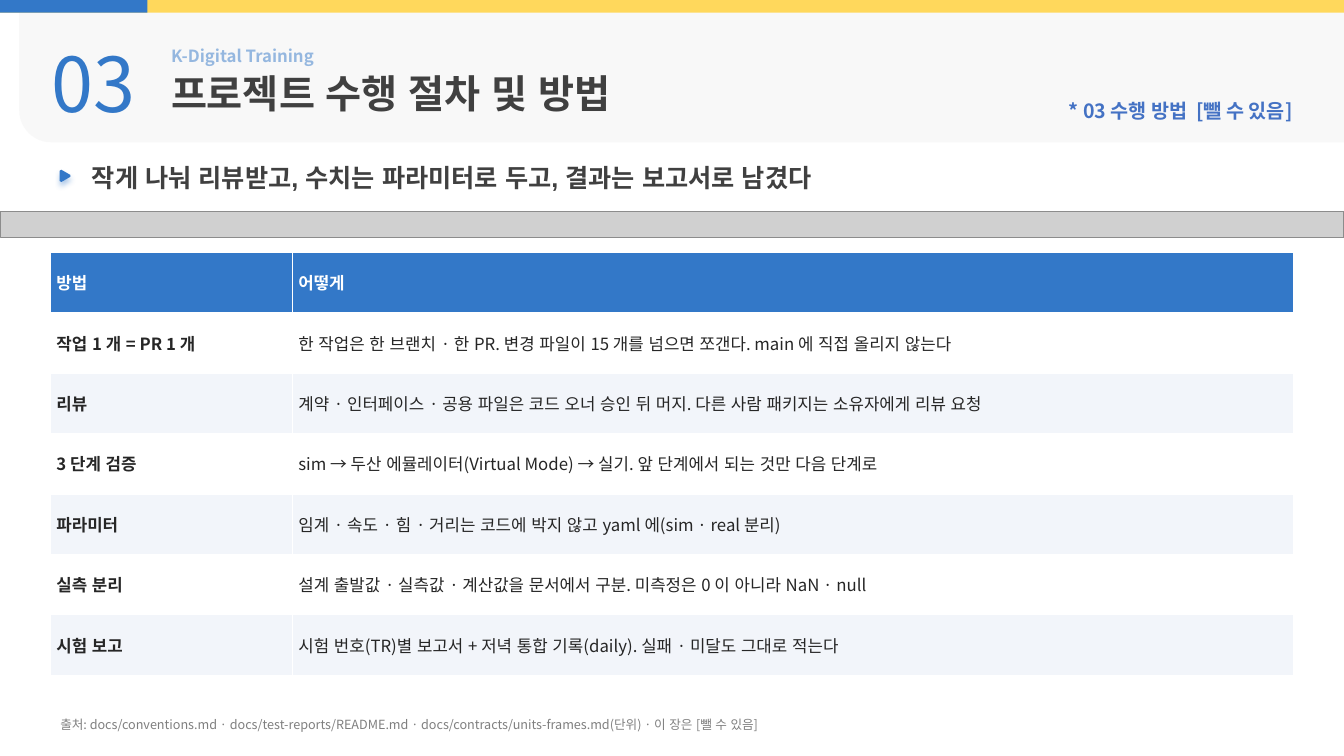
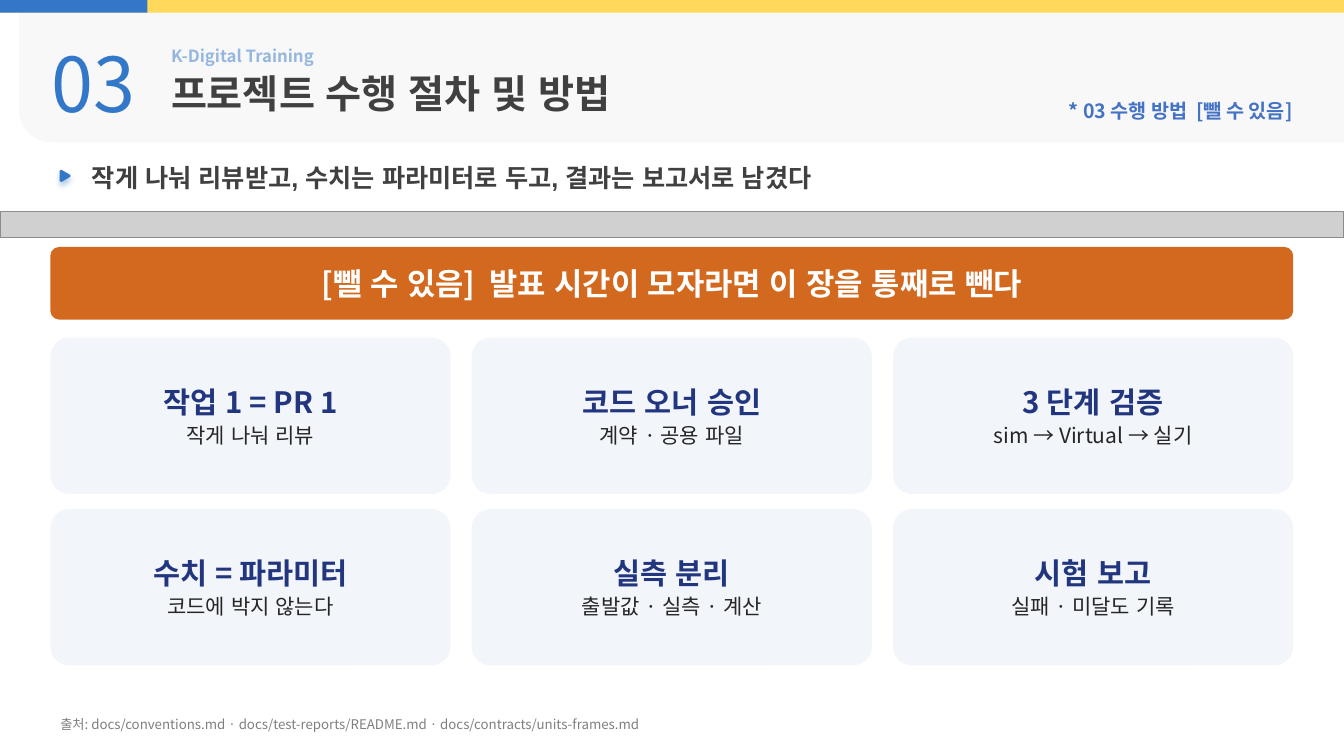
Before and after one commit to yujh5537/rokey_cobot1_Weld-Made, a slide deck: slide 10 of docs/presentation/slides-byeonghu.pptx. Drawn at 1344x756 pixels with LibreOffice and Linux fonts; fonts in the diff are those of the drawing; grey boxes stand for pictures; background and template pictures are left out. Boxes give left, top, right and bottom in pixels: in the first picture for what was removed or moved away, otherwise in the second. Text is boxed around its words. In the diff, an @@ line names an element or a change of style, - is before the commit and + after.

```diff
--- a/docs/presentation/slides-byeonghu.pptx
+++ b/docs/presentation/slides-byeonghu.pptx
@@ table removed at <box>50,252,1294,676</box>, 7 rows, 2 columns @@
-방법 | 어떻게
-작업 1 개 = PR 1 개 | 한 작업은 한 브랜치 · 한 PR. 변경 파일이 15 개를 넘으면 쪼갠다. main 에 직접 올리지 않는다
-리뷰 | 계약 · 인터페이스 · 공용 파일은 코드 오너 승인 뒤 머지. 다른 사람 패키지는 소유자에게 리뷰 요청
-3 단계 검증 | sim → 두산 에뮬레이터(Virtual Mode) → 실기. 앞 단계에서 되는 것만 다음 단계로
-파라미터 | 임계 · 속도 · 힘 · 거리는 코드에 박지 않고 yaml 에(sim · real 분리)
-실측 분리 | 설계 출발값 · 실측값 · 계산값을 문서에서 구분. 미측정은 0 이 아니라 NaN · null
-시험 보고 | 시험 번호(TR)별 보고서 + 저녁 통합 기록(daily). 실패 · 미달도 그대로 적는다
@@ rounded rectangle added at <box>50,247,1294,320</box>, fill #D2691E, 22 pt, text #FFFFFF, bold @@
+[뺄 수 있음] 발표 시간이 모자라면 이 장을 통째로 뺀다
@@ rounded rectangle added at <box>50,338,451,494</box>, fill #F2F5FA, 21 pt, text #22357F, bold @@
+작업 1 = PR 1
+작게 나눠 리뷰
@@ rounded rectangle added at <box>472,338,872,494</box>, fill #F2F5FA, 15 pt, text #262626 @@
+코드 오너 승인
+계약 · 공용 파일
@@ rounded rectangle added at <box>893,338,1294,494</box>, fill #F2F5FA, 15 pt, text #262626 @@
+3 단계 검증
+sim → Virtual → 실기
@@ rounded rectangle added at <box>50,509,451,665</box>, fill #F2F5FA, 15 pt, text #262626 @@
+수치 = 파라미터
+코드에 박지 않는다
@@ rounded rectangle added at <box>472,509,872,665</box>, fill #F2F5FA, 15 pt, text #262626 @@
+실측 분리
+출발값 · 실측 · 계산
@@ rounded rectangle added at <box>893,509,1294,665</box>, fill #F2F5FA, 15 pt, text #262626 @@
+시험 보고
+실패 · 미달도 기록
@@ text at <box>60,718,639,732</box>: text changed; size 9 to 9.5 pt @@
-출처: docs/conventions.md · docs/test-reports/README.md · docs/contracts/units-frames.md(단위) · 이 장은 [뺄 수 있음]
+출처: docs/conventions.md · docs/test-reports/README.md · docs/contracts/units-frames.md
```
Also in this commit, not shown: 16 other slides changed, 27 other files.
